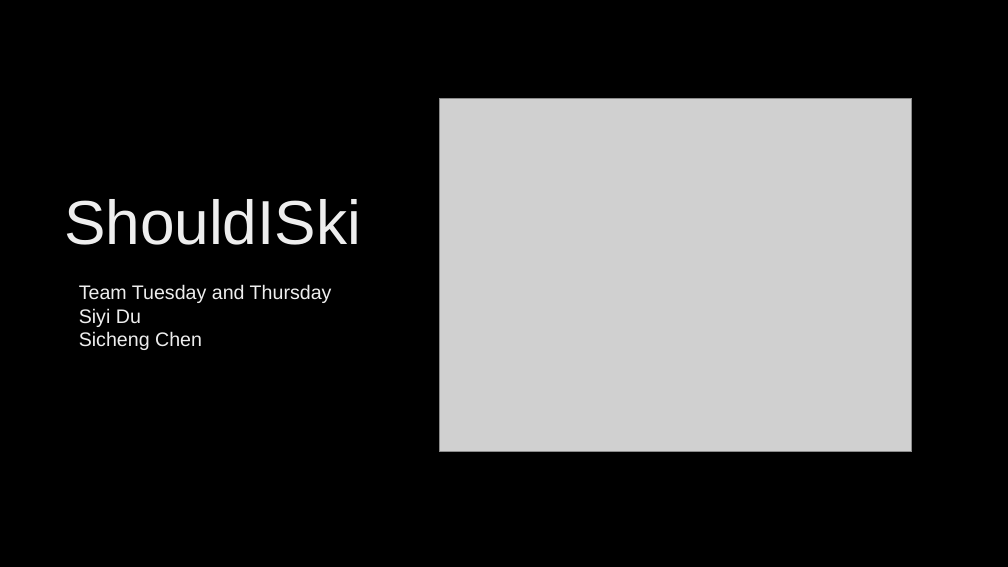
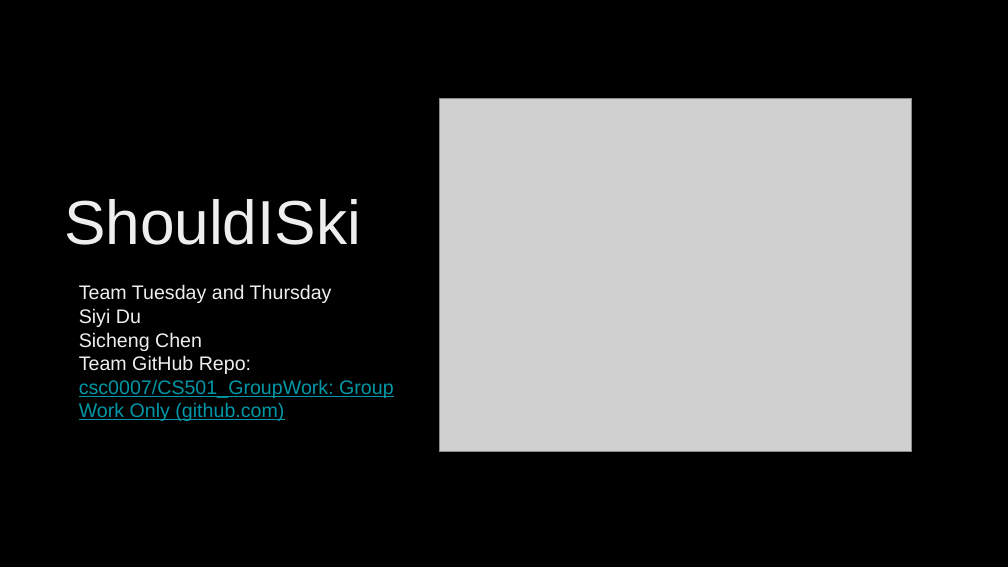
Before and after one commit to csc0007/CS501_GroupWork, a slide deck: slide 1 of Homework7/Presentation1.pptx. Drawn at 1008x567 pixels with LibreOffice and Linux fonts; fonts in the diff are those of the drawing; grey boxes stand for pictures. Boxes give left, top, right and bottom in pixels: in the first picture for what was removed or moved away, otherwise in the second. Text is boxed around its words. In the diff, an @@ line names an element or a change of style, - is before the commit and + after.

```diff
--- a/Homework7/Presentation1.pptx
+++ b/Homework7/Presentation1.pptx
@@ text at box(79, 355, 394, 421): paragraphs added @@
+Team GitHub Repo:
+csc0007/CS501_GroupWork: Group Work Only (github.com)
```
Also in this commit, not shown: 1 other slide changed, 3 other files.
